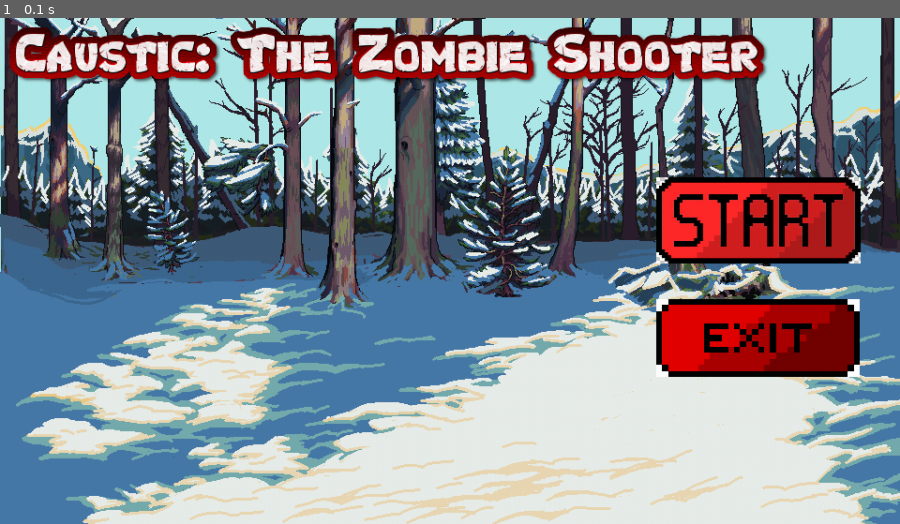
Above: before the commit, frame 1.
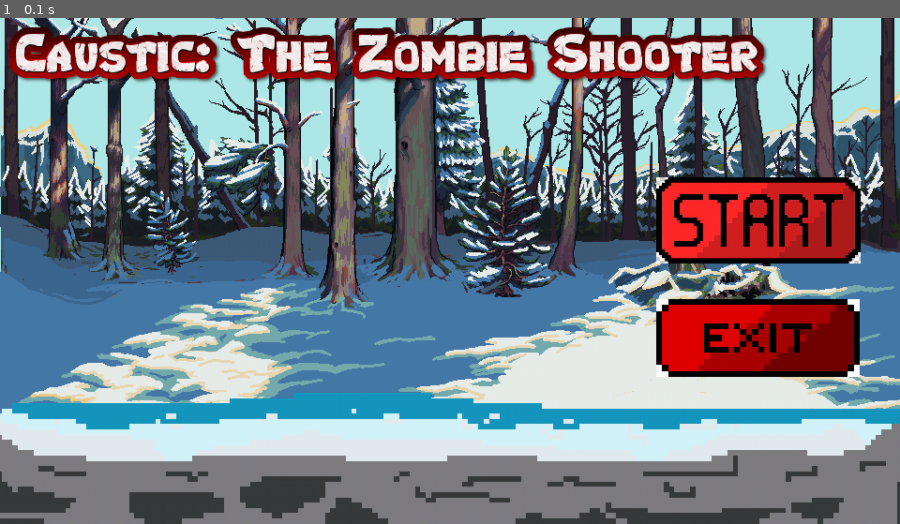
Above: after the commit, the same moment.

Repository: Summry/2515_pygame_project
Game: pygame game, started from game.py
Same seed, same stepped clock (60 frames per second), same inputs: the game is played once before the commit and once after it.
Inputs:
- Up to frame 1 (0.1 s): no input

The runs differ from the first frame. In frame 1, 20% of the frame differs, in the area x 0-100%, y 74-100%.

Commit message:
Added terrain onto the base screen

Diff:
--- a/screens/base.py
+++ b/screens/base.py
@@ -11,6 +11,7 @@
         self.window = window
         self.next_screen = False
         self.background = pygame.transform.scale(pygame.image.load("images/snow_forest.png"), (960, 540))
+        self.terrain = pygame.transform.scale(pygame.image.load("images/terrain.png"), (1000, 240))
 
     def run(self):
 
@@ -23,9 +24,9 @@
 
             # Draw the snow background (same for every screen)
             self.window.blit(self.background, (0, 0))
+            self.window.blit(self.terrain, (-15, 400))
             self.update()
             self.draw()
-            pygame.display.update()
 
             # Event loop
             for event in pygame.event.get():
@@ -38,6 +39,9 @@
                     self.next_screen = False
 
                 self.manage_event(event)
+
+            # Update the entire display
+            pygame.display.update()
 
     @property
     def rect(self):
